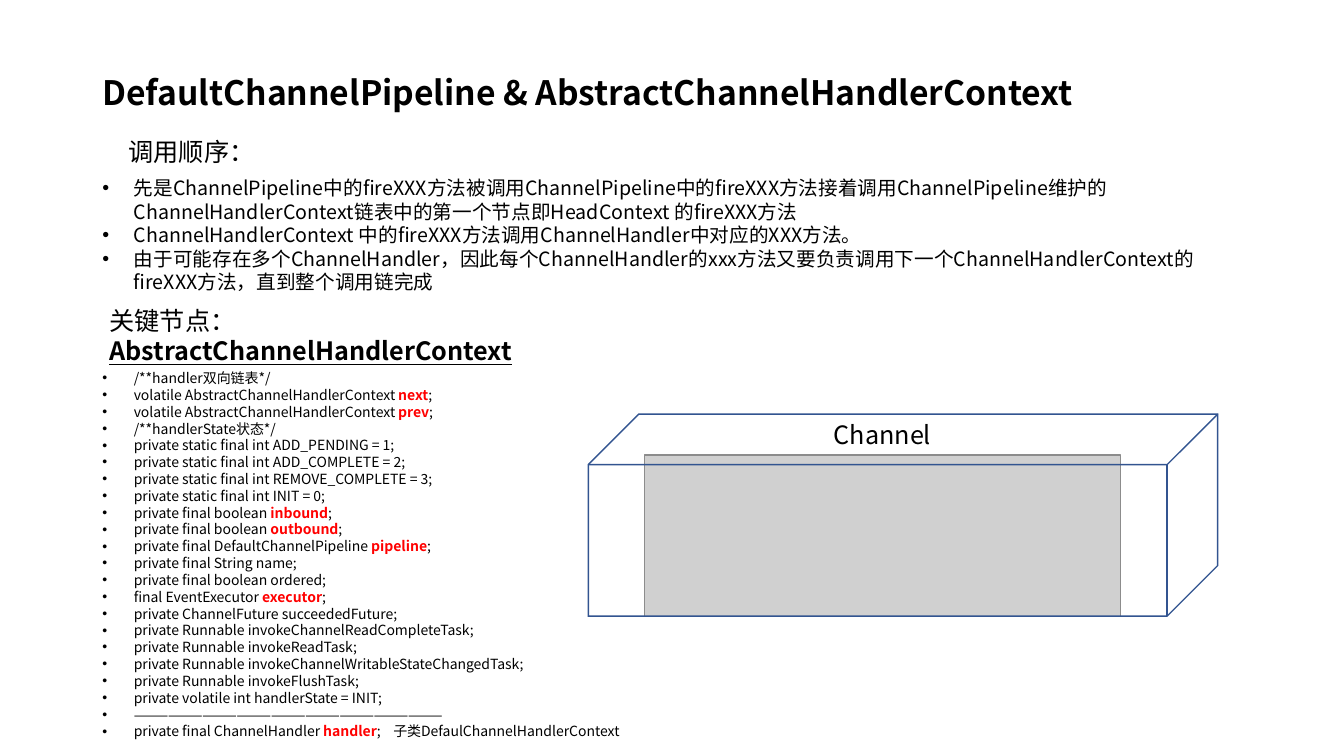
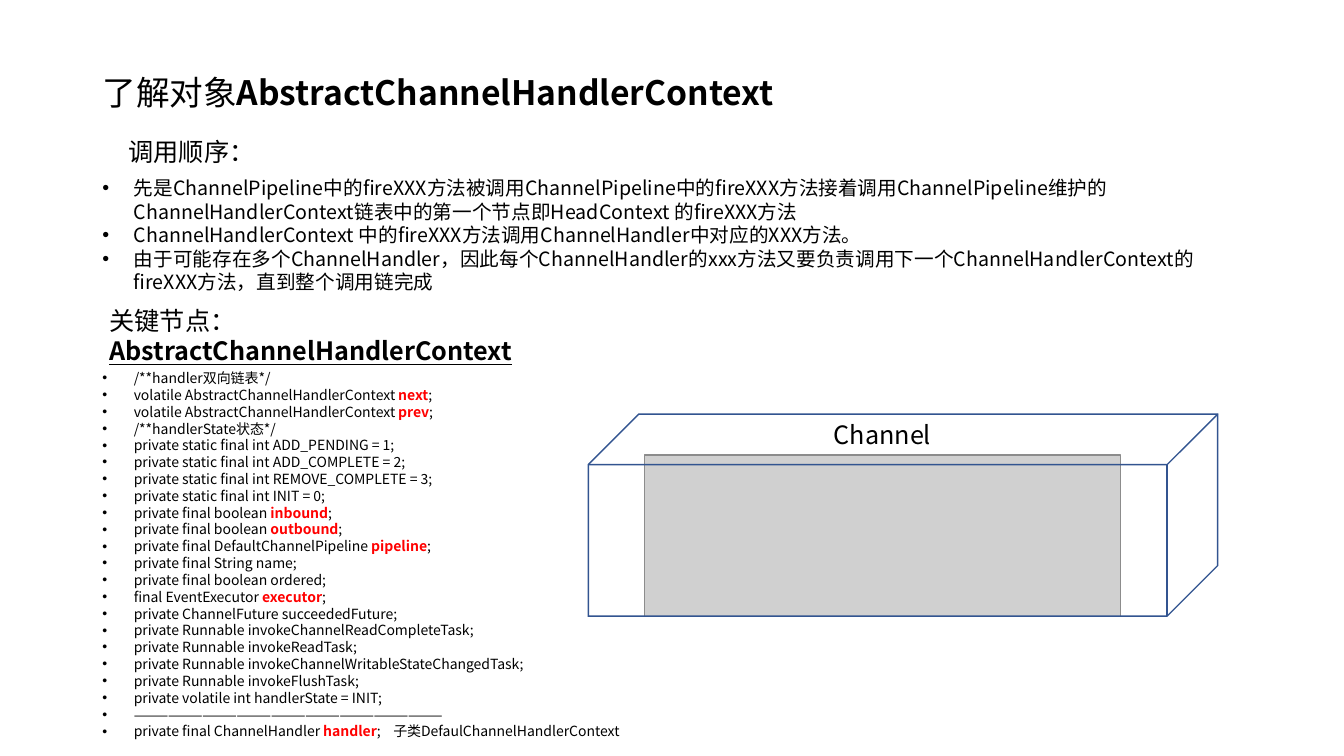
Before and after one commit to taomee517/netty-notes, a slide deck: slide 18 of Netty分享.pptx. Drawn at 1344x756 pixels with LibreOffice and Linux fonts; fonts in the diff are those of the drawing; grey boxes stand for pictures. Boxes give left, top, right and bottom in pixels: in the first picture for what was removed or moved away, otherwise in the second. Text is boxed around its words. In the diff, an @@ line names an element or a change of style, - is before the commit and + after.

```diff
--- a/Netty分享.pptx
+++ b/Netty分享.pptx
@@ title at [102, 76, 773, 108]: text changed @@
-DefaultChannelPipeline & AbstractChannelHandlerContext
+了解对象AbstractChannelHandlerContext
```
Also in this commit, not shown: 22 other slides changed, 1 slide added, 1 slide removed.
